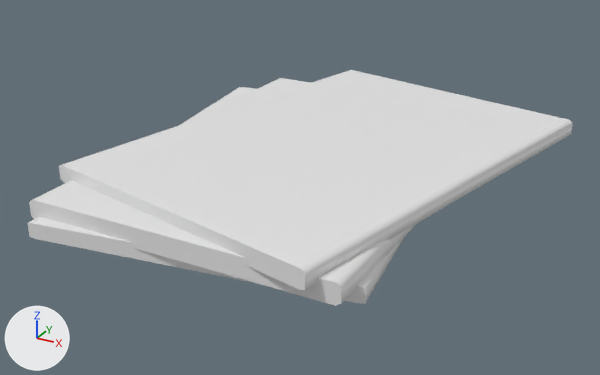
An edit to the glTF model public/rebuilt/simready-paper_stack_a03.glb, drawn before and after from the same camera.
One viewpoint serves both versions: a 50 mm camera at (0.25, -0.481, 0.228) aimed at (-0.007, -0.014, -0.005). The lights are fixed; the arrows at lower left show +X, +Y and +Z. The picture after the commit comes second. Where no turn or scale is listed for an object, it has been applied to the vertices. Vertices at exactly the same position are counted once.

The first picture shows 'bottom_sheet', 'middle_sheet', 'top_sheet'.
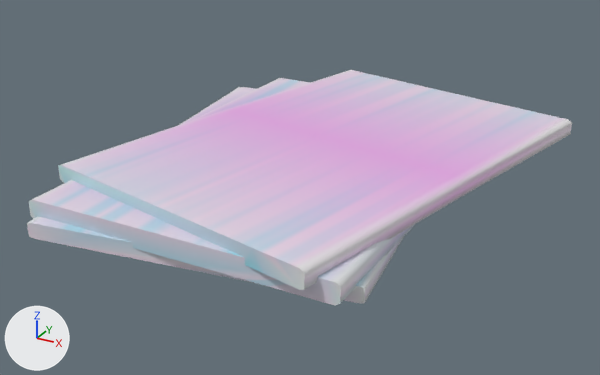
Location of each change, (x1, y1, x2, y2) in pixels of the pictures (600 x 375 px):
'top_sheet', recoloured, moved: before (59, 70, 573, 290); after (58, 70, 572, 290)
'middle_sheet', recoloured, moved: before (29, 78, 416, 306); after (29, 78, 415, 305)
'bottom_sheet', recoloured, moved (mostly hidden): before (27, 87, 404, 304); after (27, 87, 404, 303)

Diff of the bpy script that builds the scene:
```diff
--- a/public/rebuilt/simready-paper_stack_a03.glb.py
+++ b/public/rebuilt/simready-paper_stack_a03.glb.py
@@ mat_plastic__e6e6e6 @@
 n0 = _N.new('ShaderNodeBsdfPrincipled'); n0.name = 'Principled BSDF'
-n0.inputs[0].default_value = (0.791, 0.791, 0.791, 1.0)  # 'Base Color', white #e6e6e6
 n1 = _N.new('ShaderNodeOutputMaterial'); n1.name = 'Material Output'
+n2 = _N.new('ShaderNodeMix'); n2.name = 'Mix'
+n2.data_type = 'RGBA'
+n2.blend_type = 'MULTIPLY'
+n2.inputs[0].default_value = 1.0  # 'Factor'
+n2.inputs[7].default_value = (0.791, 0.791, 0.791, 1.0)  # 'B', white #e6e6e6
+n3 = _N.new('ShaderNodeVertexColor'); n3.name = 'Color Attribute'
 _L.new(n0.outputs[0], n1.inputs[0])  # 'BSDF' to 'Surface'
+_L.new(n2.outputs[2], n0.inputs[0])  # 'Result' to 'Base Color'
+_L.new(n3.outputs[0], n2.inputs[6])  # 'Color' to 'A'
@@ me_middle_sheet @@
 me_middle_sheet.from_pydata(...)  # 288 vertices, 572 faces; spans x -0.105..0.105, y -0.149..0.149, z -0.007..0.007
 # used by ob_middle_sheet; location = (-0.0086, -0.01, 0.014)
+# me_middle_sheet part 1: vertex colours changed
 me_middle_sheet.materials.append(mat_plastic__e6e6e6)
@@ me_top_sheet @@
 me_top_sheet.from_pydata(...)  # 288 vertices, 572 faces; spans x -0.135..0.135, y -0.168..0.168, z -0.006..0.006
 # used by ob_top_sheet; location = (0.0114, 0.0003, 0.0225)
+# me_top_sheet part 2: vertex colours changed
 me_top_sheet.materials.append(mat_plastic__e6e6e6)
@@ ob_bottom_sheet @@
 ob_bottom_sheet = bpy.data.objects.new('bottom_sheet', me_bottom_sheet)
-ob_bottom_sheet.location = (-0.0226, -0.007, 0.0055)
+ob_bottom_sheet.location = (-0.023, -0.007, 0.0055)
@@ ob_middle_sheet @@
 ob_middle_sheet = bpy.data.objects.new('middle_sheet', me_middle_sheet)
-ob_middle_sheet.location = (-0.0086, -0.01, 0.014)
+ob_middle_sheet.location = (-0.009, -0.01, 0.014)
@@ ob_top_sheet @@
 ob_top_sheet = bpy.data.objects.new('top_sheet', me_top_sheet)
-ob_top_sheet.location = (0.0114, 0.0003, 0.0225)
+ob_top_sheet.location = (0.011, 0.0003, 0.0225)
```
